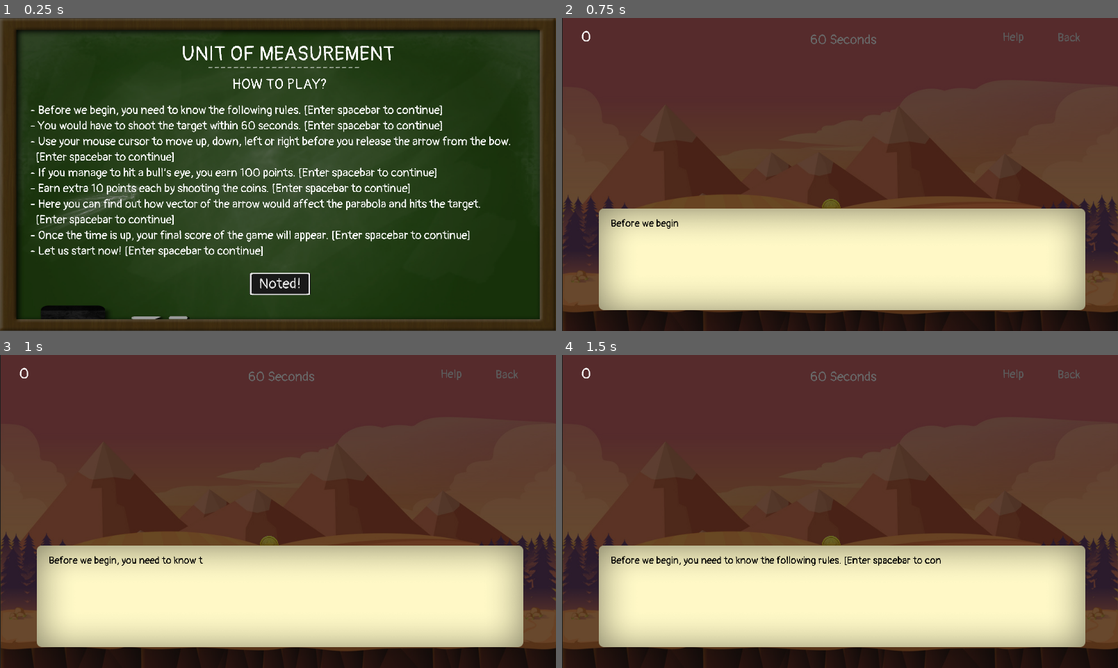
Above: before the commit, frames 1-4 (two rows, left to right).
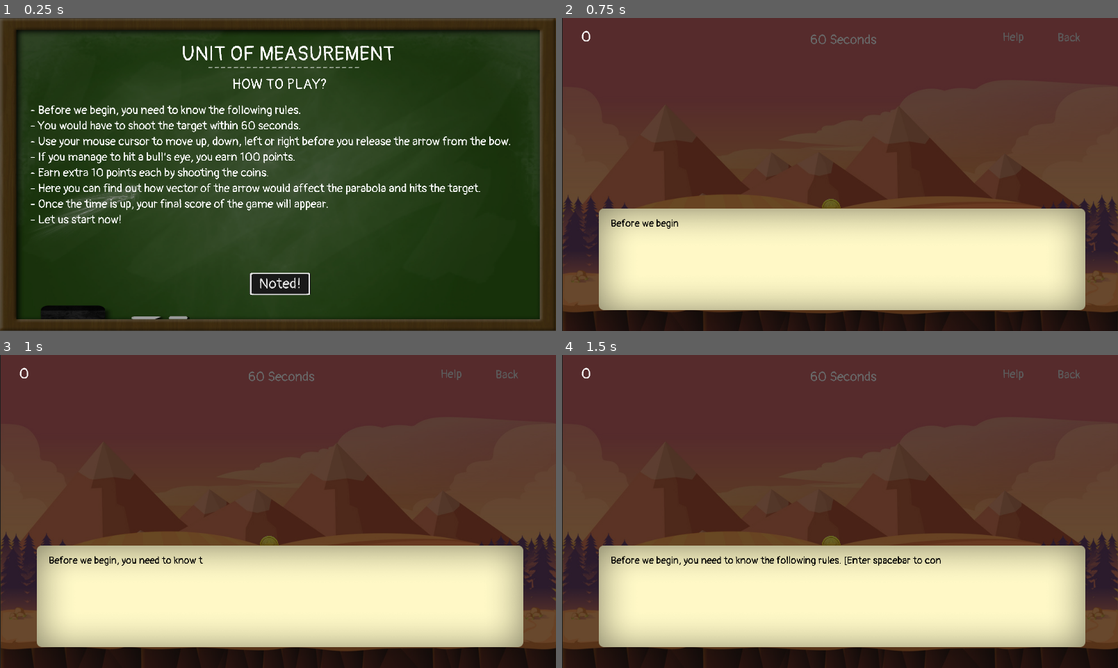
Above: after the commit, the same moments.

Repository: ChunFei96/Godot-PhysicLab
Game: Godot game, scene res://Scenes/Help/bow-instru.tscn
The game is run twice, just before and just after one commit, with the same random seed, the same clock (stepped at 60 frames per second) and the same inputs. This scene is started directly instead of the project's main scene. Sound files missing from this copy of the repository are replaced by a short silence.
Inputs:
- Up to frame 1 (0.25 s): no input
- Up to frame 2 (0.75 s): click "Noted!" at 0.5 s
- Up to frame 3 (1 s): no input
- Up to frame 4 (1.5 s): click "Help" at 1.25 s

The runs differ from the first frame. In frame 1, 5.9% of the frame differs, in the area x 5-87%, y 27-77%; in frame 2, nothing differs; in frame 3, nothing differs; in frame 4, nothing differs.

Commit message:
update the "help" content

Diff:
--- a/Scenes/Help/bow-instru.tscn
+++ b/Scenes/Help/bow-instru.tscn
@@ -111,16 +111,14 @@
 margin_right = 1835.66
 margin_bottom = 844.555
 custom_fonts/font = SubResource( 4 )
-text = "- Before we begin, you need to know the following rules. [Enter spacebar to continue]
-- You would have to shoot the target within 60 seconds. [Enter spacebar to continue]
+text = "- Before we begin, you need to know the following rules.
+- You would have to shoot the target within 60 seconds.
 - Use your mouse cursor to move up, down, left or right before you release the arrow from the bow.
-  [Enter spacebar to continue]
-- If you manage to hit a bull’s eye, you earn 100 points. [Enter spacebar to continue]
-- Earn extra 10 points each by shooting the coins. [Enter spacebar to continue]
+- If you manage to hit a bull’s eye, you earn 100 points.
+- Earn extra 10 points each by shooting the coins.
 - Here you can find out how vector of the arrow would affect the parabola and hits the target.
-  [Enter spacebar to continue]
-- Once the time is up, your final score of the game will appear. [Enter spacebar to continue]
-- Let us start now! [Enter spacebar to continue]"
+- Once the time is up, your final score of the game will appear.
+- Let us start now! "
 __meta__ = {
 "_edit_use_anchors_": false
 }
--- a/Scenes/Help/cat-instru.tscn
+++ b/Scenes/Help/cat-instru.tscn
@@ -111,16 +111,15 @@
 margin_right = 1828.0
 margin_bottom = 845.0
 custom_fonts/font = SubResource( 4 )
-text = "- Before we begin, you need to know the following rules. [Enter spacebar to continue]
-- You would have to find 5 hidden cats on the map within 60 seconds. [Enter spacebar to continue]
+text = "- Before we begin, you need to know the following rules.
+- You would have to find 5 hidden cats on the map within 60 seconds.
 - Use your mouse cursor to navigate around the map. The lamp light will uncover the area around you
-  as you move the cursor to find the cat. [Enter spacebar to continue]
+  as you move the cursor to find the cat.
 - Here you can find out how light ray behaves when there are obstacles and whether it can pass through an object.
-- If you find a mouse, hold the cursor around the area till the progression bar turns 100%.
-  [Enter spacebar to continue]
-- Each catching of the cat will earn you 100 points. [Enter spacebar to continue]
-- Once the time is up, your final score of the game will appear. [Enter spacebar to continue]
-- Let us start now! [Enter spacebar to continue]"
+- If you find a cat, hold the cursor around the area till the progression bar turns 100%.
+- Each catching of the cat will earn you 100 points.
+- Once the time is up, your final score of the game will appear.
+- Let us start now! "
 __meta__ = {
 "_edit_use_anchors_": false
 }
